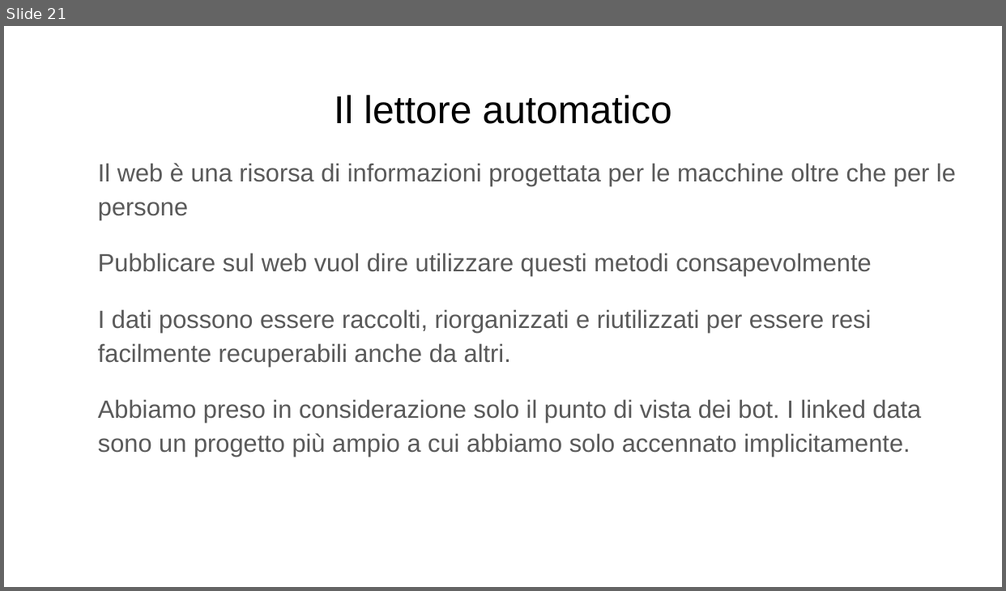
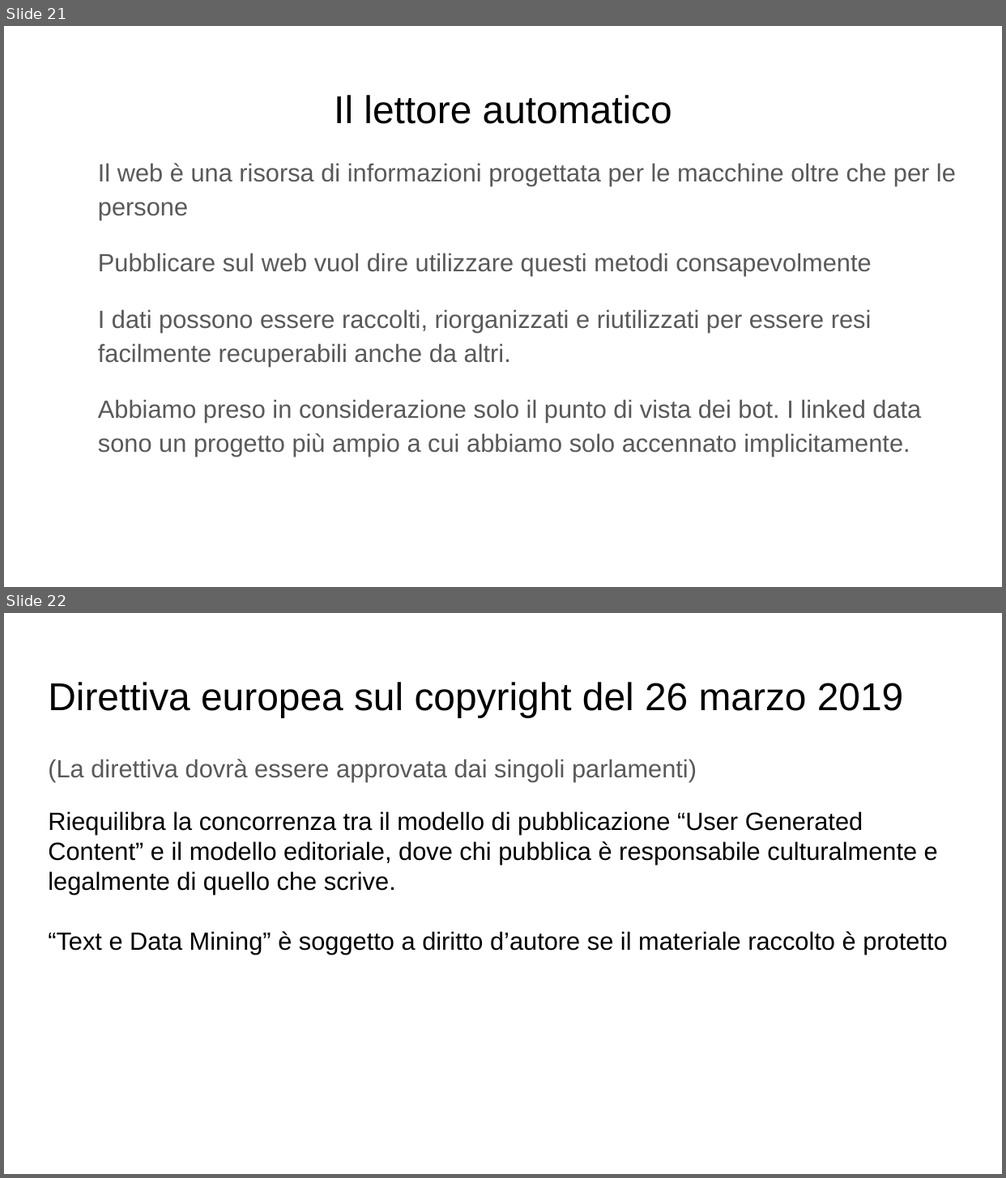
Before and after one commit to claudiotubertini/lettore_bulimico, a slide deck: cubo_lettore_google.pptx. Shown one above the other, each under a label of ours: slide 21 before the commit, slides 21 and 22 after it. The pictures are 1006x591 and 1006x1178 pixels, drawn with LibreOffice and Linux fonts; fonts in the diff are those of the drawing. Boxes give left, top, right and bottom in pixels: in the first picture for what was removed or moved away, otherwise in the second. Text is boxed around its words. In the diff, an @@ line names an element or a change of style, - is before the commit and + after.

Commit message:
Aggiornamenti diritto d'autore

```diff
--- a/cubo_lettore_google.pptx
+++ b/cubo_lettore_google.pptx
@@ slide 22 added at box(4, 613, 1002, 1174), background #FFFFFF @@
@@ title added at box(48, 682, 904, 717), 28 pt, text #000000 @@
+Direttiva europea sul copyright del 26 marzo 2019
@@ text added at box(48, 759, 947, 954), 18 pt, text #000000 @@
+(La direttiva dovrà essere approvata dai singoli parlamenti)
+Riequilibra la concorrenza tra il modello di pubblicazione “User Generated Content” e il modello editoriale, dove chi pubblica è responsabile culturalmente e legalmente di quello che scrive.
+“Text e Data Mining” è soggetto a diritto d’autore se il materiale raccolto è protetto
```
